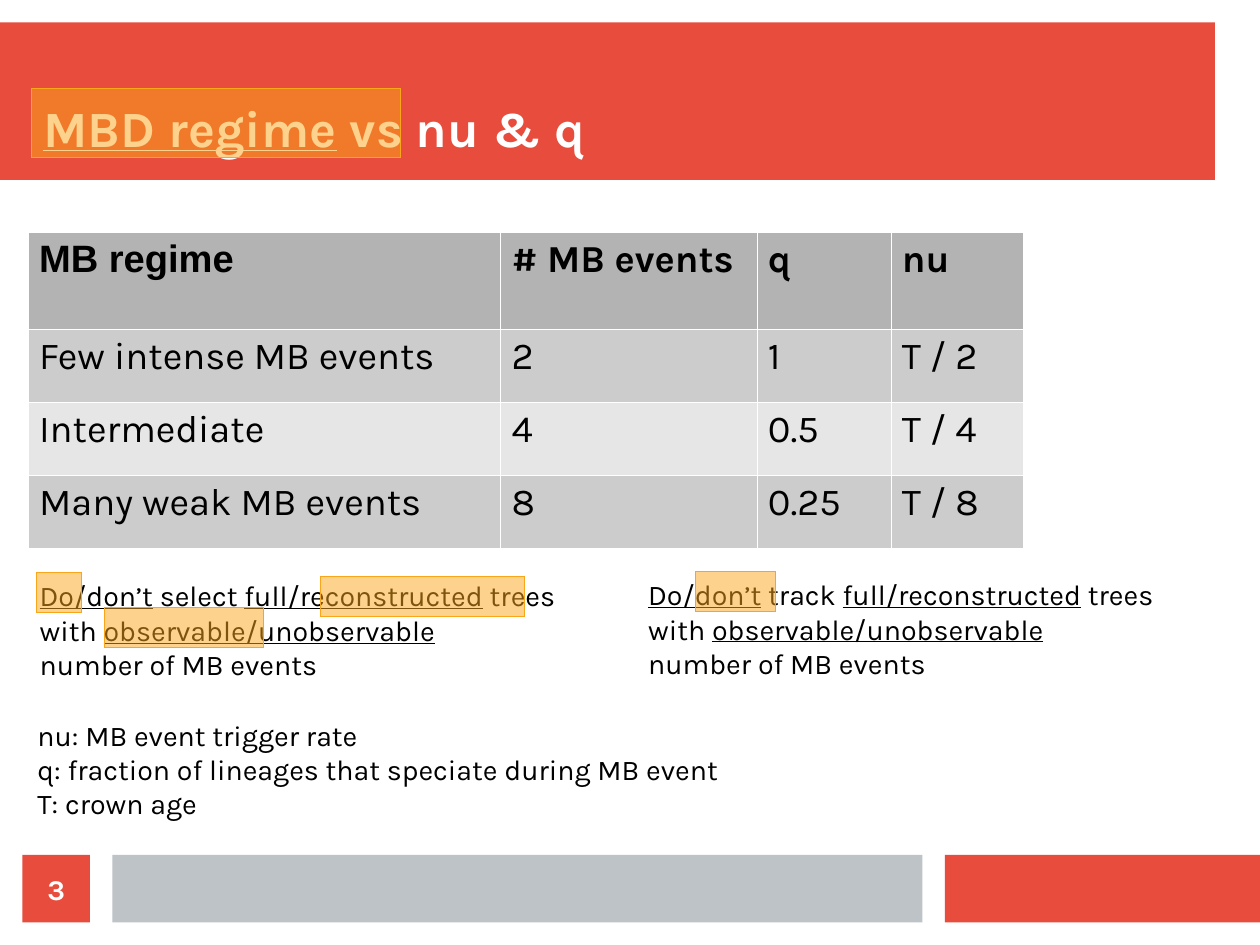
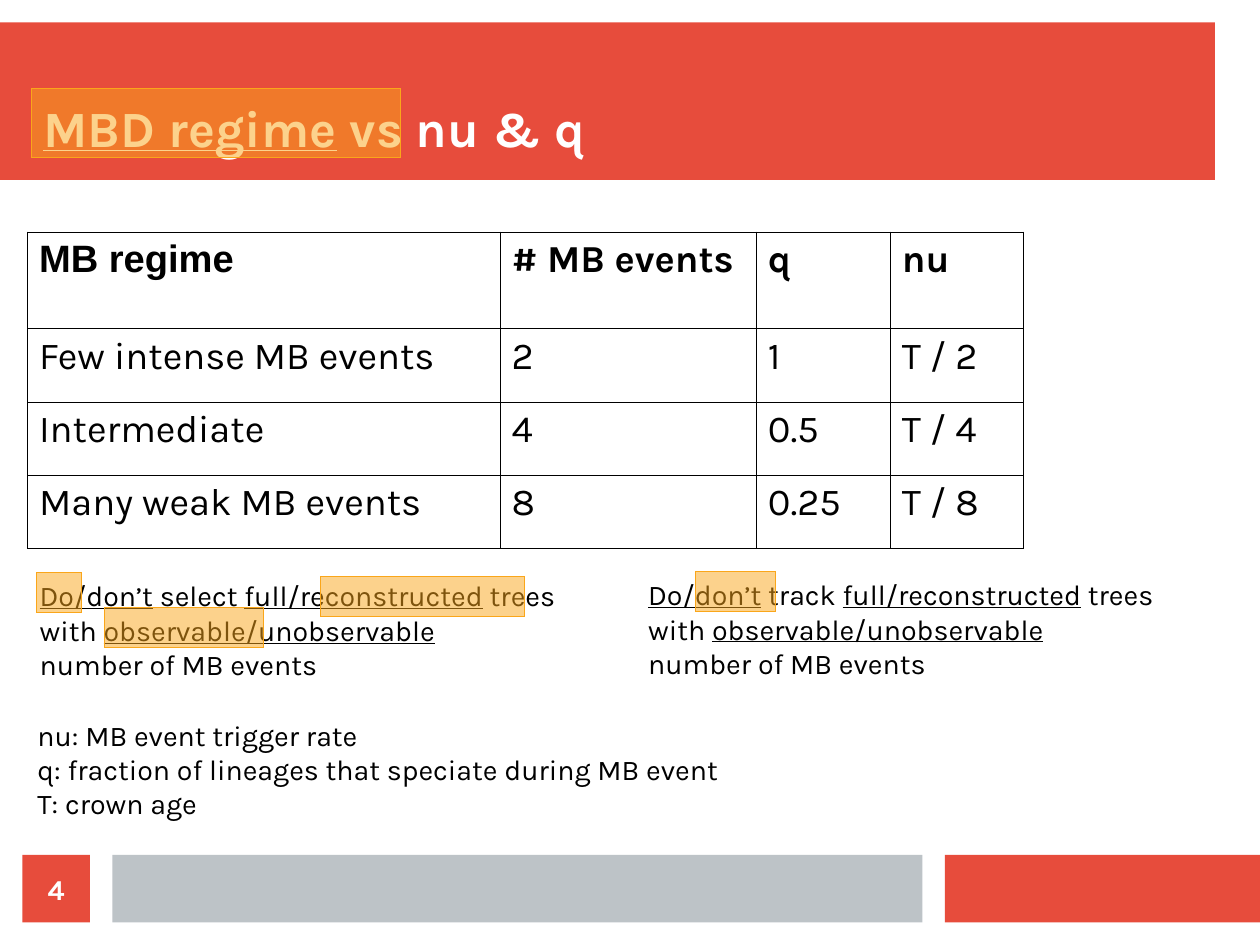
Before and after one commit to richelbilderbeek/razzo, a slide deck: slide 4 of doc/choices.odp (slide 3 before the commit). Drawn at 1260x945 pixels with LibreOffice and Linux fonts; fonts in the diff are those of the drawing. Boxes give left, top, right and bottom in pixels: in the first picture for what was removed or moved away, otherwise in the second. Text is boxed around its words. In the diff, an @@ line names an element or a change of style, - is before the commit and + after.

```diff
--- a/doc/choices.odp
+++ b/doc/choices.odp
@@ table at bbox=[27, 232, 1022, 549] @@
@@ fill #B3B3B3 to none in row 1 @@
@@ fill #CCCCCC to none in 8 cells @@
@@ fill #E6E6E6 to none in row 3 @@
@@ borders changed @@
@@ page number at bbox=[48, 881, 65, 900]: text changed @@
-3
+4
```
Also in this commit, not shown: 1 other slide changed.
